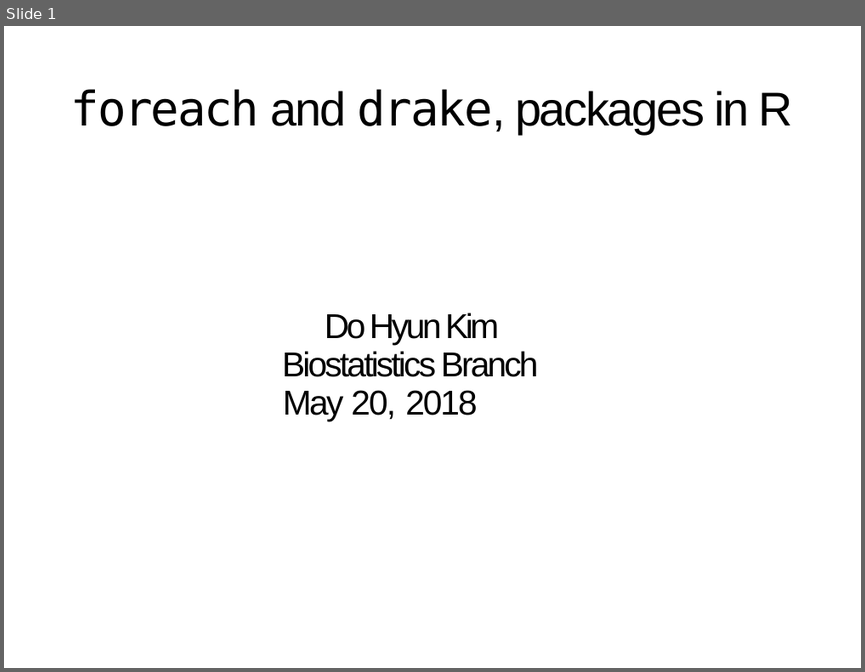
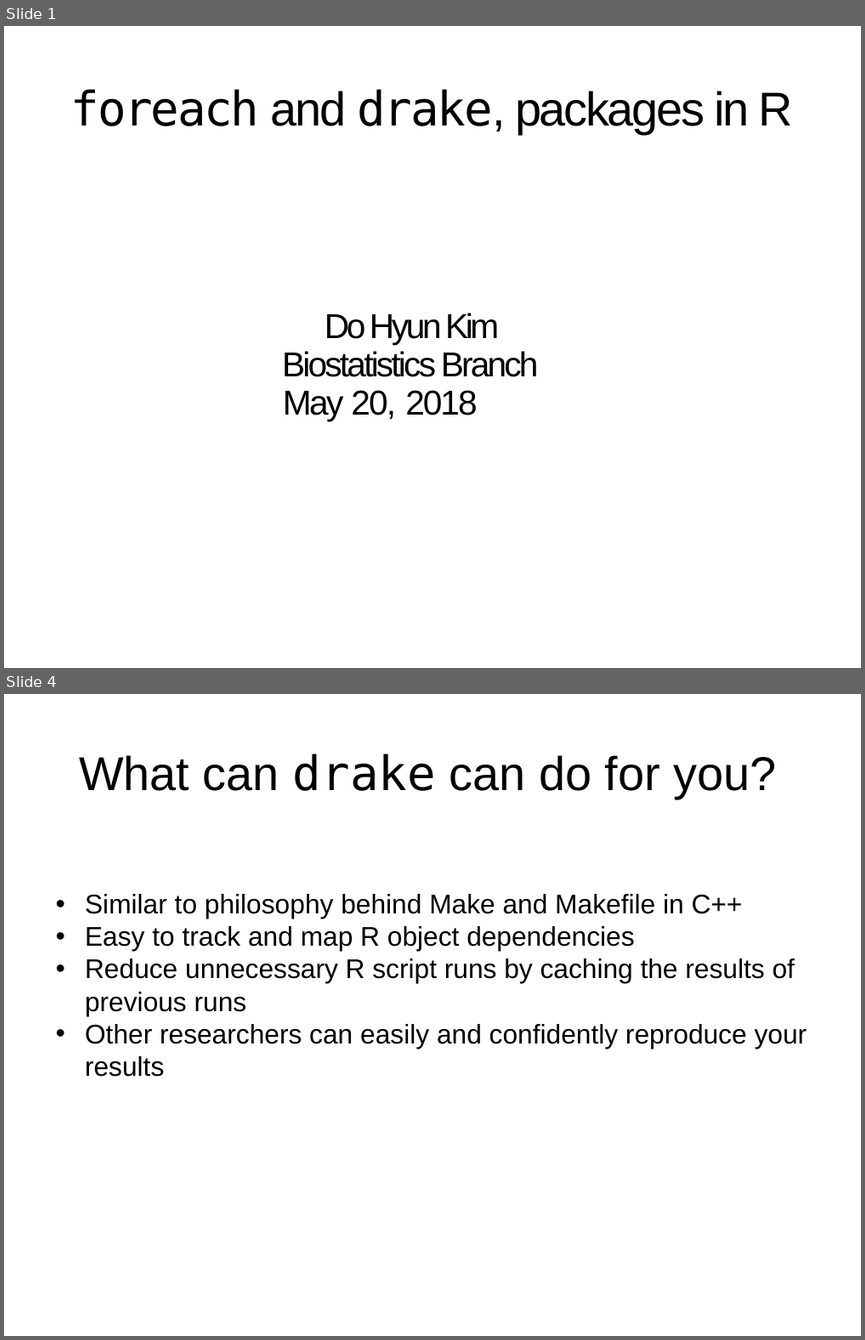
Before and after one commit to dohyunkim116/may_2019_forum, a slide deck: parallel_processing_in_R.pptx. Shown one above the other, each under a label of ours: slide 1 before the commit, slides 1 and 4 after it; the slides between them are not shown. The pictures are 865x672 and 865x1340 pixels, drawn with LibreOffice and Linux fonts; fonts in the diff are those of the drawing. Boxes give left, top, right and bottom in pixels: in the first picture for what was removed or moved away, otherwise in the second. Text is boxed around its words. In the diff, an @@ line names an element or a change of style, - is before the commit and + after.

```diff
--- a/parallel_processing_in_R.pptx
+++ b/parallel_processing_in_R.pptx
@@ slide 4 added at [4, 694, 861, 1336], background #FFFFFF @@
@@ title added at [79, 754, 776, 799], 44 pt, text #000000 @@
+What can drake can do for you?
@@ text added at [85, 894, 807, 1076], 25 pt, text #000000 @@
+• Similar to philosophy behind Make and Makefile in C++
+• Easy to track and map R object dependencies
+• Reduce unnecessary R script runs by caching the results of previous runs
+• Other researchers can easily and confidently reproduce your results
```
Also in this commit, not shown: 2 slides changed, 1 other slide added.
